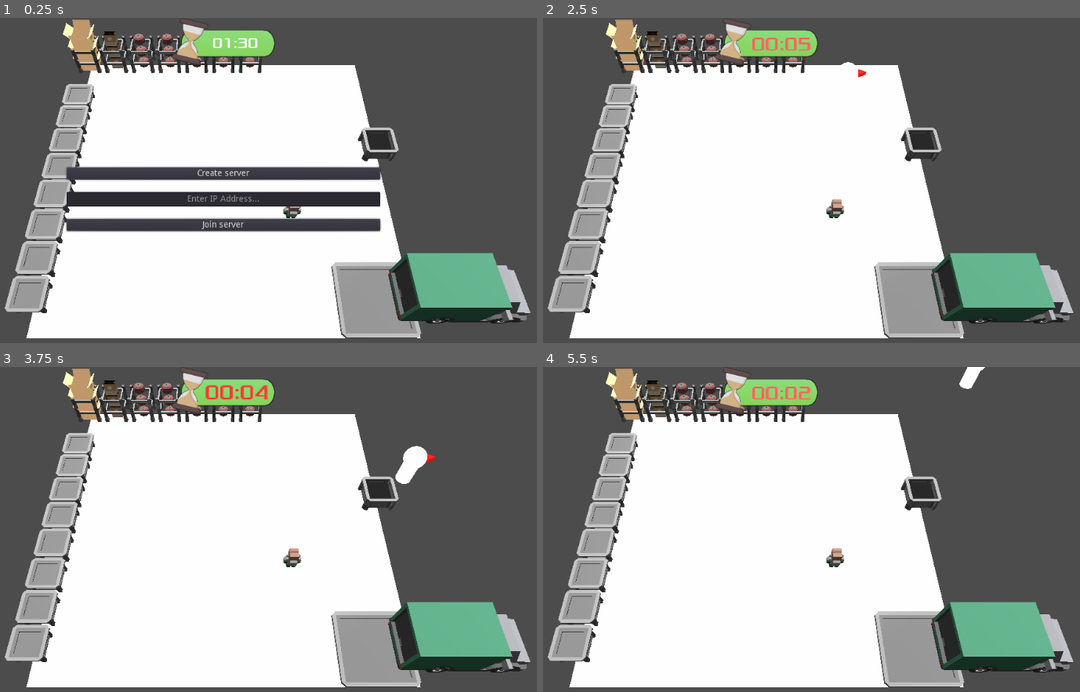
Above: before the commit, frames 1-4 (two rows, left to right).
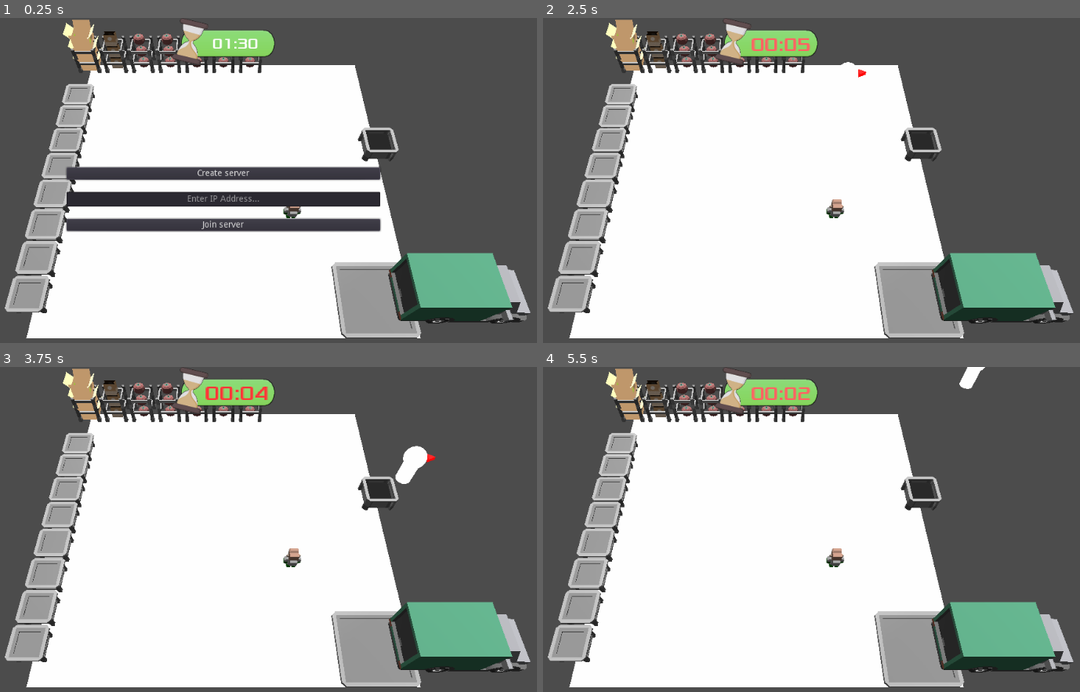
Above: after the commit, the same moments.

Repository: ogilliland/overcooked-warehouse-game
Game: Godot game, scene res://scenes/title_screen.tscn
Same seed, same stepped clock (60 frames per second), same inputs: the game is played once before the commit and once after it.
Inputs (mouse positions are in pixels of both pictures, inside the frame that each line leads up to):
- Up to frame 1 (0.25 s): no input
- Up to frame 2 (2.5 s): click (768, 200) at 0.52 s; type "12" at 0.6 s; click "Create server" at 1.25 s; tap Enter at 2 s; hold D (move_right) from 2.03 s (still down); hold Space (interact) from 2.03 s (still down)
- Up to frame 3 (3.75 s): release D (move_right) at 2.78 s; release Space (interact) at 2.78 s; hold S (move_down) 2.78-3.53 s; tap Space (interact) at 2.85 s; hold D (move_right) from 3.53 s (still down); hold Space (interact) from 3.53 s (still down)
- Up to frame 4 (5.5 s): release D (move_right) at 4.28 s; release Space (interact) at 4.28 s; hold W (move_up) 4.28-5.03 s; tap Space (interact) at 4.35 s; hold A (move_left) from 5.03 s (still down); hold Space (interact) from 5.03 s (still down)

The runs differ from the first frame. In frame 1, less than 0.1% of the frame differs, in the area x 39-48%, y 6-10%; in frame 2, 0.2%, in the area x 38-50%, y 6-11%; in frame 3, 0.2%; in frame 4, 0.2%.

Commit message:
Fix UI scaling for round timer

Diff:
--- a/scenes/hud.tscn
+++ b/scenes/hud.tscn
@@ -4,4 +4,4 @@
 
 [node name="HUD" type="CanvasLayer"]
 
-[node name="Control" parent="." instance=ExtResource( 1 )]
+[node name="CenterContainer" parent="." instance=ExtResource( 1 )]
--- a/scenes/round_timer.tscn
+++ b/scenes/round_timer.tscn
@@ -47,7 +47,7 @@
 "times": PoolRealArray( 0, 0.3, 0.9 ),
 "transitions": PoolRealArray( 1, 1, 1 ),
 "update": 0,
-"values": [ Vector2( 0, 0 ), Vector2( 55, 22 ), Vector2( 0, 0 ) ]
+"values": [ Vector2( 0, 0 ), Vector2( 40, 18 ), Vector2( 0, 0 ) ]
 }
 
 [sub_resource type="Animation" id=4]
@@ -89,7 +89,7 @@
 "values": [ Vector2( 0, 0 ) ]
 }
 
-[node name="Control" type="CenterContainer"]
+[node name="CenterContainer" type="CenterContainer"]
 anchor_right = 1.0
 margin_bottom = 39.0
 
@@ -103,12 +103,16 @@
 patch_margin_right = 48
 patch_margin_bottom = 35
 
-[node name="Node2D" type="Node2D" parent="."]
-position = Vector2( 481, 22 )
+[node name="Control" type="Control" parent="."]
+margin_left = 474.0
+margin_top = 24.0
+margin_right = 549.0
+margin_bottom = 54.0
+rect_min_size = Vector2( 75, 30 )
 
-[node name="RoundTimerLabel" type="Label" parent="Node2D"]
-margin_right = 102.0
-margin_bottom = 39.0
+[node name="RoundTimerLabel" type="Label" parent="Control"]
+margin_left = 20.0
+margin_top = 3.0
 custom_colors/font_color = Color( 1, 1, 1, 1 )
 custom_fonts/font = SubResource( 2 )
 text = "01:30"
@@ -118,11 +122,11 @@
 total_round_time = "0:6"
 panic_seconds_left = 5
 
-[node name="RoundTimer" type="Timer" parent="Node2D/RoundTimerLabel"]
+[node name="RoundTimer" type="Timer" parent="Control/RoundTimerLabel"]
 
-[node name="AnimationPlayer" type="AnimationPlayer" parent="Node2D/RoundTimerLabel"]
+[node name="AnimationPlayer" type="AnimationPlayer" parent="Control/RoundTimerLabel"]
 autoplay = "idle"
 anims/blink = SubResource( 3 )
 anims/idle = SubResource( 4 )
 
-[connection signal="timeout" from="Node2D/RoundTimerLabel/RoundTimer" to="Node2D/RoundTimerLabel" method="_on_tick"]
+[connection signal="timeout" from="Control/RoundTimerLabel/RoundTimer" to="Control/RoundTimerLabel" method="_on_tick"]
--- a/scripts/title_screen.gd
+++ b/scripts/title_screen.gd
@@ -4,7 +4,7 @@
 onready var server_ip_input = $MainMenu/ServerIP
 onready var device_ip_label = $MainMenu/LocalIP
 onready var game = $ViewportContainer/Viewport/Game
-onready var round_timer = $ViewportContainer/HUD/Control/Node2D/RoundTimerLabel
+onready var round_timer = $ViewportContainer/HUD/CenterContainer/Control/RoundTimerLabel
 
 
 func _ready() -> void:
